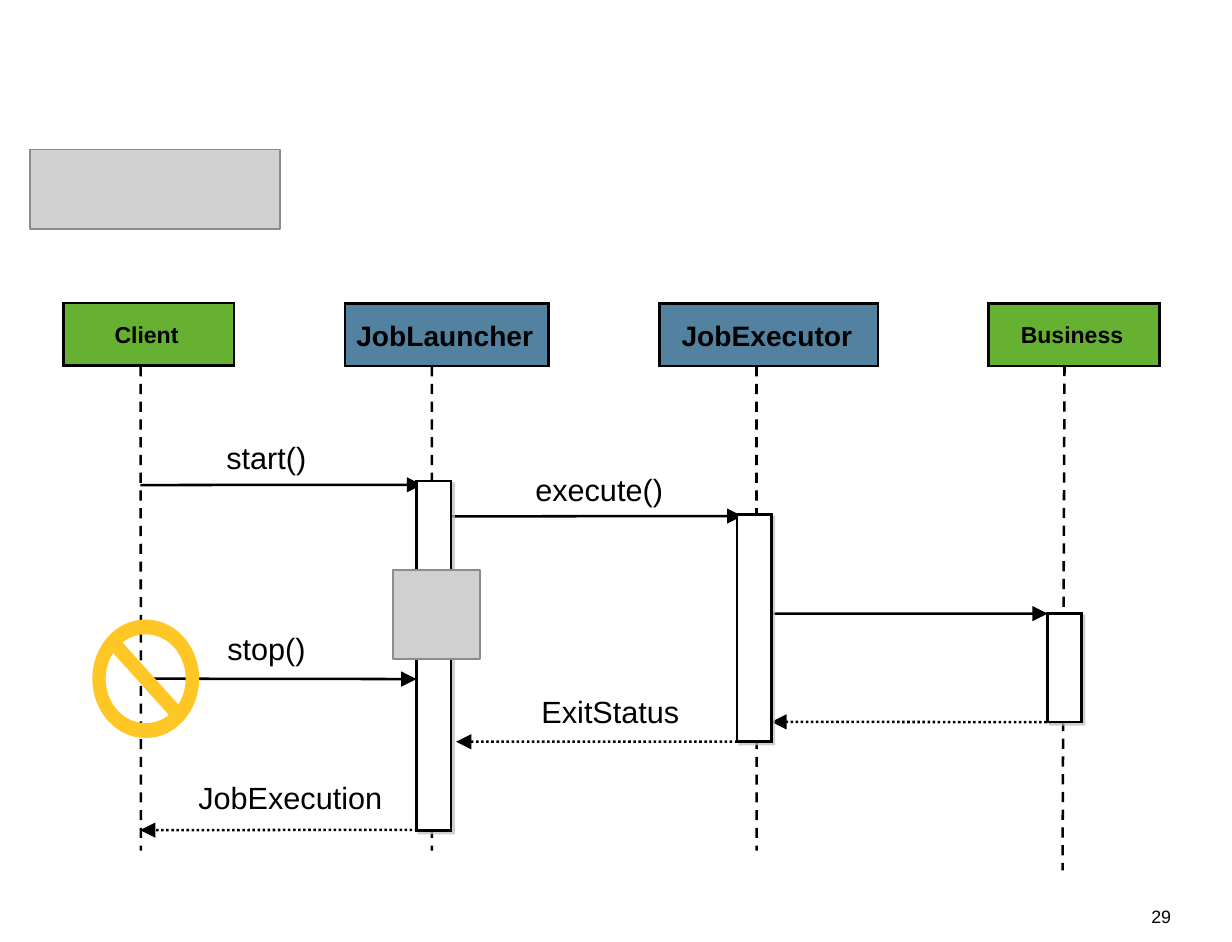
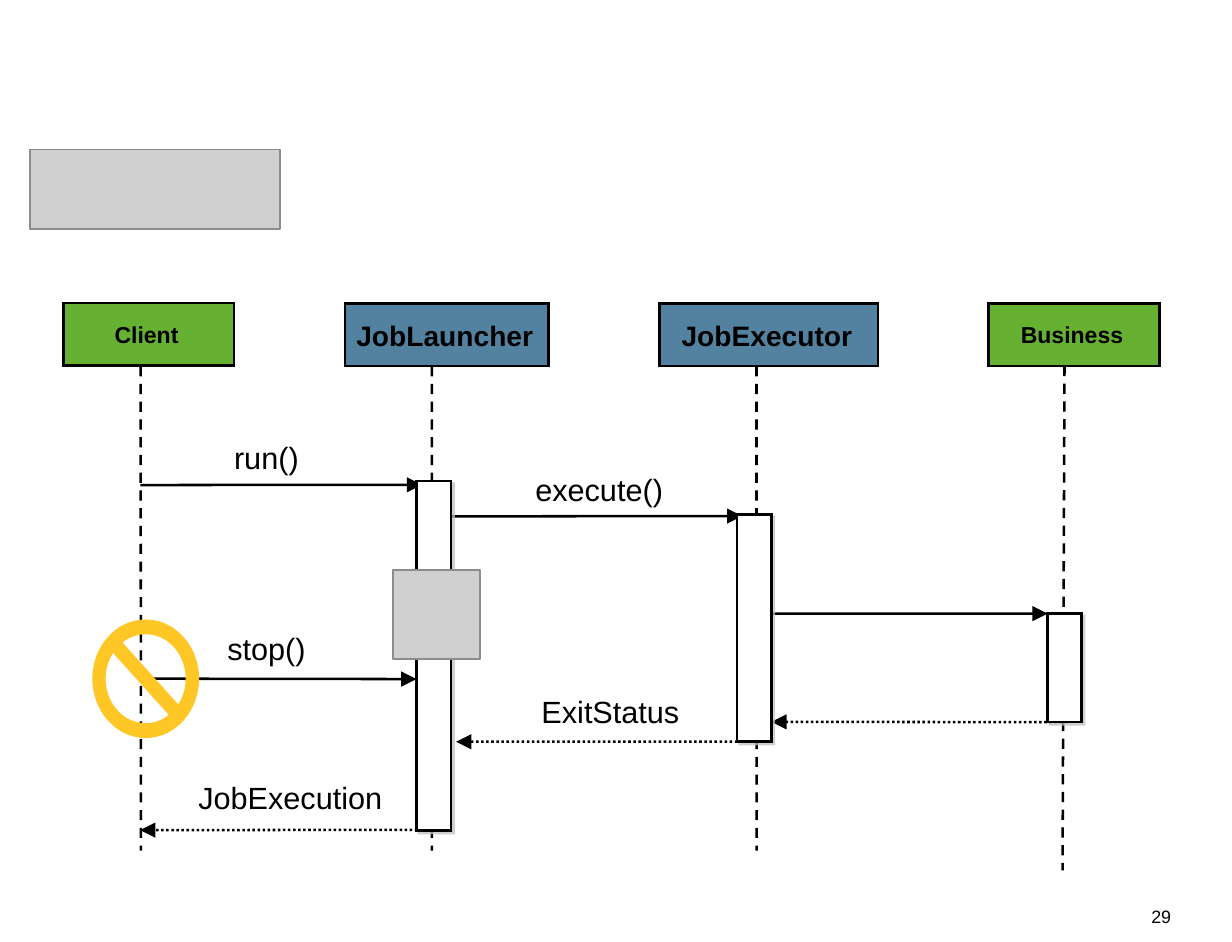
Before and after one commit to spring-projects/spring-batch, a slide deck: slide 29 of src/models/Figures.ppt. Drawn at 1232x942 pixels with LibreOffice and Linux fonts; fonts in the diff are those of the drawing; grey boxes stand for pictures. Boxes give left, top, right and bottom in pixels: in the first picture for what was removed or moved away, otherwise in the second. Text is boxed around its words. In the diff, an @@ line names an element or a change of style, - is before the commit and + after.

```diff
--- a/src/models/Figures.ppt
+++ b/src/models/Figures.ppt
@@ text at (x1=234, y1=446, x2=299, y2=475): text changed @@
-start()
+run()
```
Also in this commit, not shown: 2 other slides changed, 3 other files.
